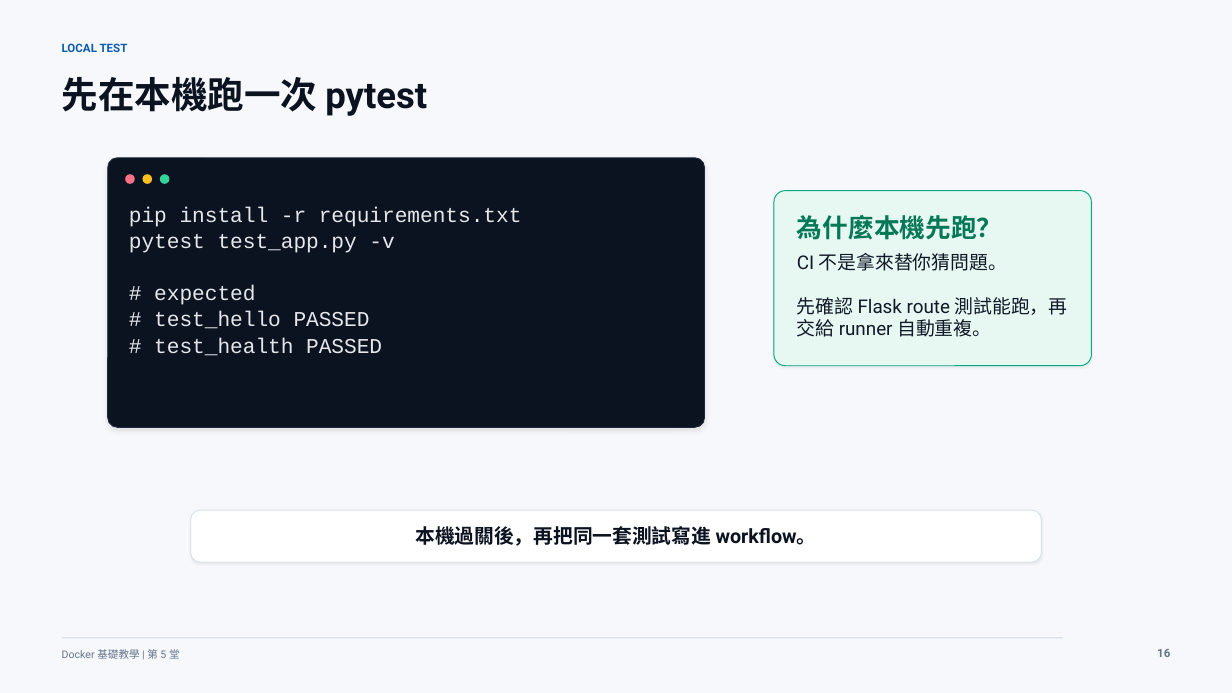
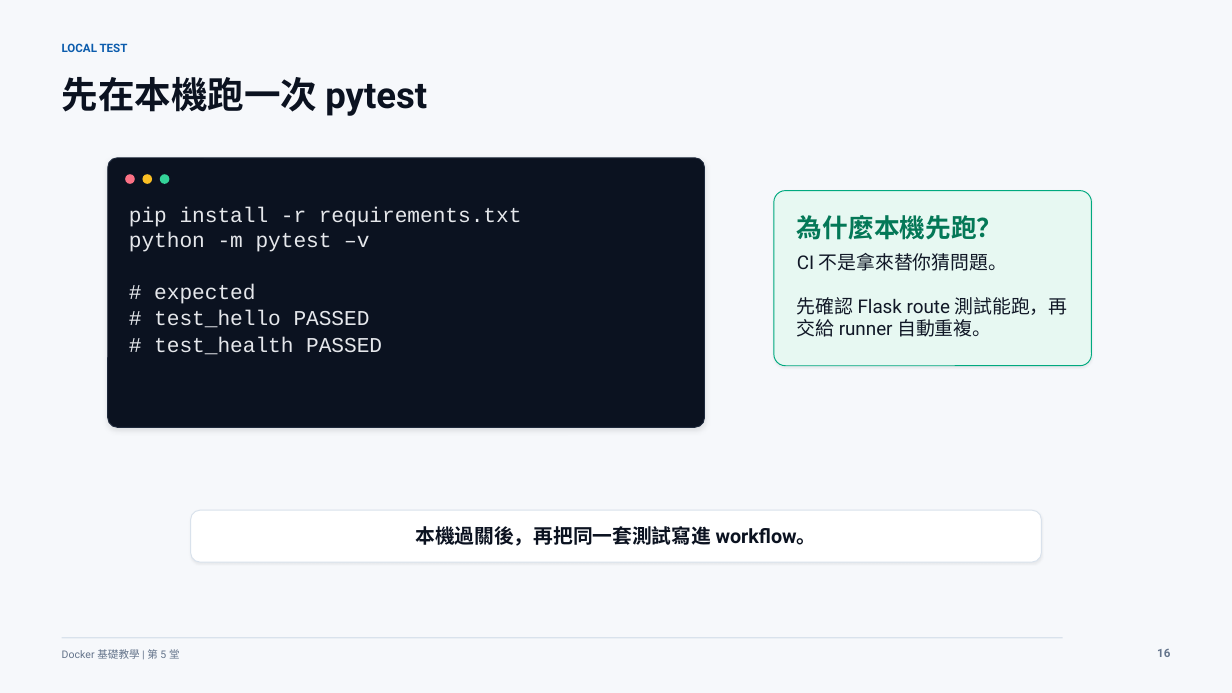
Before and after one commit to lalalalaluk/docker-practice, a slide deck: slide 18 of slides/docker-session5-cicd-github-actions.pptx. Drawn at 1232x693 pixels with LibreOffice and Linux fonts; fonts in the diff are those of the drawing. Boxes give left, top, right and bottom in pixels: in the first picture for what was removed or moved away, otherwise in the second. Text is boxed around its words. In the diff, an @@ line names an element or a change of style, - is before the commit and + after.

```diff
--- a/slides/docker-session5-cicd-github-actions.pptx
+++ b/slides/docker-session5-cicd-github-actions.pptx
@@ text at (x1=129, y1=232, x2=369, y2=252): text changed @@
-pytest test_app.py -v
+python -m pytest –v
```
Also in this commit, not shown: 9 other slides changed.
